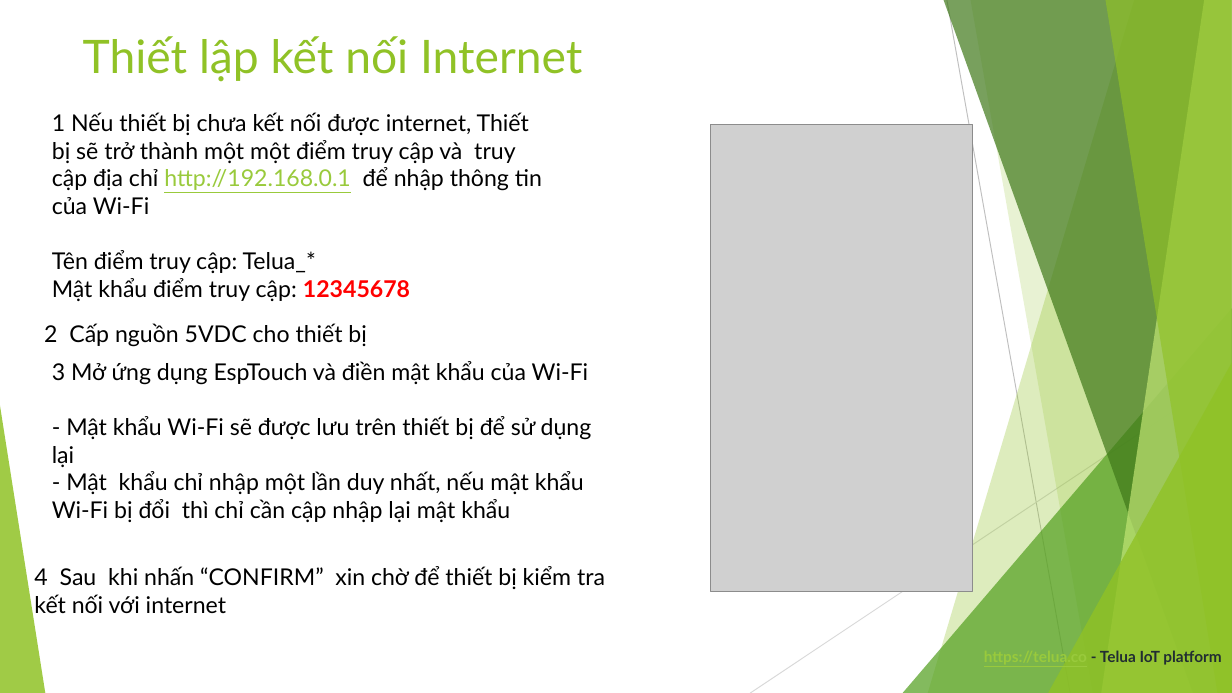
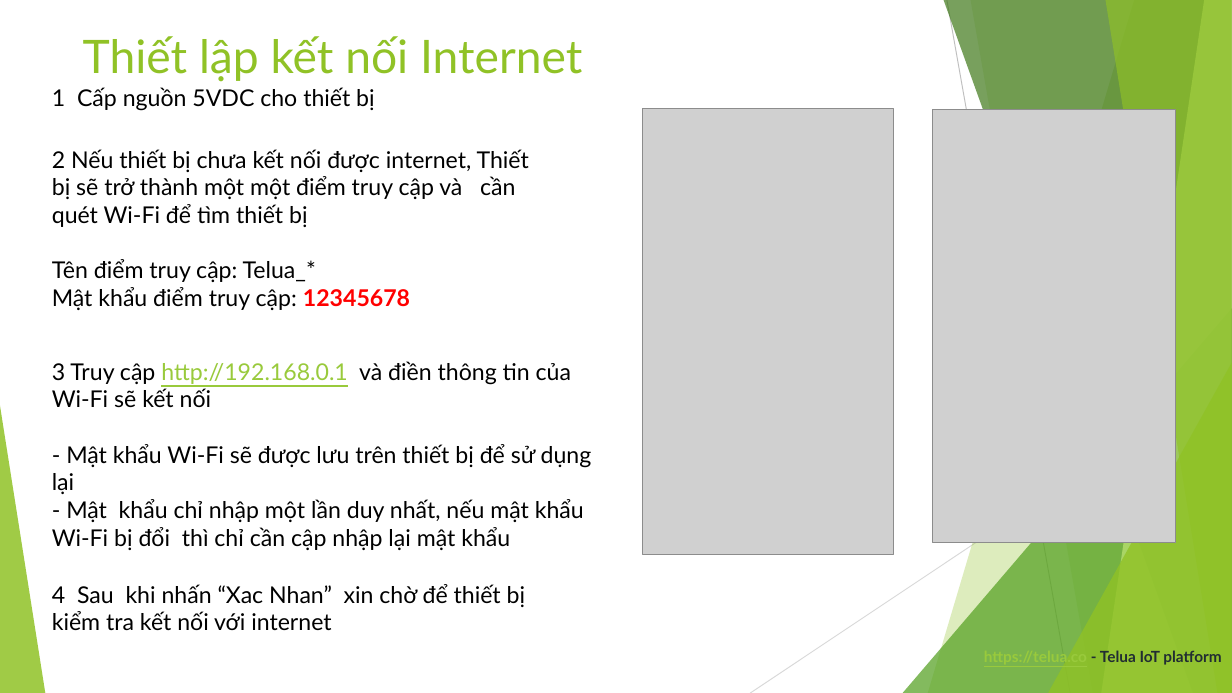
Before and after one commit to letrthong/telua_esp32_sensor, a slide deck: slide 5 of esp32_hardware/telua_eps32.pptx (slide 4 before the commit). Drawn at 1232x693 pixels with LibreOffice and Linux fonts; fonts in the diff are those of the drawing; grey boxes stand for pictures. Boxes give left, top, right and bottom in pixels: in the first picture for what was removed or moved away, otherwise in the second. Text is boxed around its words. In the diff, an @@ line names an element or a change of style, - is before the commit and + after.

```diff
--- a/esp32_hardware/telua_eps32.pptx
+++ b/esp32_hardware/telua_eps32.pptx
@@ text at <box>52,87,374,111</box>: text changed @@
-2 Cấp nguồn 5VDC cho thiết bị
+1 Cấp nguồn 5VDC cho thiết bị
@@ picture: place and size @@
-picture at <box>711,124,973,592</box>
+picture at <box>643,109,894,555</box>
@@ picture added at <box>933,110,1176,543</box> @@
@@ text "2 Nếu thiết bị chưa ...": place and size @@
-text "2 Nếu thiết bị chưa ..." at <box>52,112,542,301</box>
+text "2 Nếu thiết bị chưa ..." at <box>52,149,529,310</box>
@@ text at <box>52,149,529,227</box>: text changed @@
-1 Nếu thiết bị chưa kết nối được internet, Thiết bị sẽ trở thành một một điểm truy cập và truy cập địa chỉ http://192.168.0.1 để nhập thông tin của Wi-Fi
+2 Nếu thiết bị chưa kết nối được internet, Thiết bị sẽ trở thành một một điểm truy cập và cần quét Wi-Fi để tìm thiết bị
@@ text at <box>52,361,571,408</box>: text changed @@
-3 Mở ứng dụng EspTouch và điền mật khẩu của Wi-Fi
+3 Truy cập http://192.168.0.1 và điền thông tin của Wi-Fi sẽ kết nối
@@ text at <box>52,584,525,630</box>: text changed @@
-4 Sau khi nhấn “CONFIRM” xin chờ để thiết bị kiểm tra kết nối với internet
+4 Sau khi nhấn “Xac Nhan” xin chờ để thiết bị kiểm tra kết nối với internet
```
Also in this commit, not shown: 1 slide added, 1 other file.
